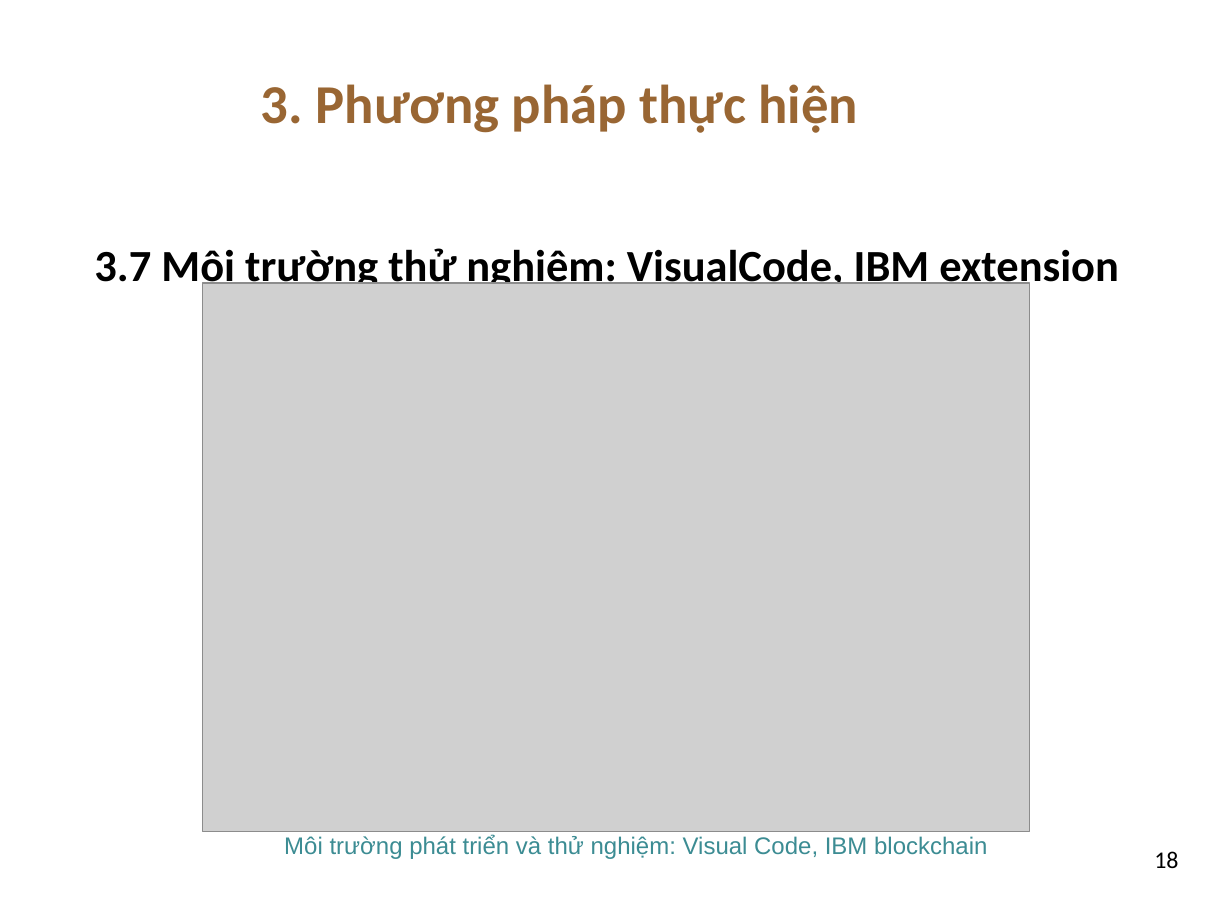
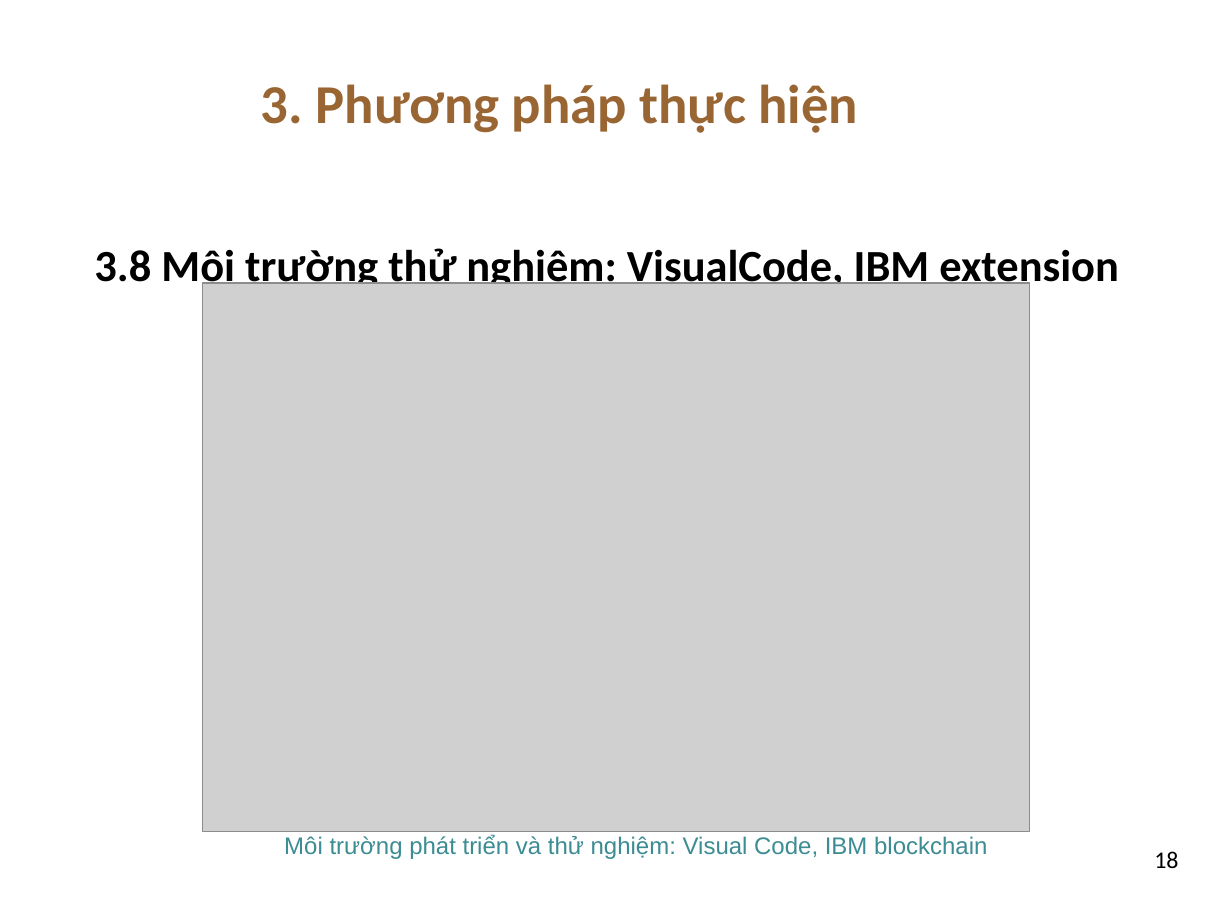
Before and after one commit to dtdungm/blockchain-vbcc, a slide deck: slide 18 of luan_van.pptx. Drawn at 1232x924 pixels with LibreOffice and Linux fonts; fonts in the diff are those of the drawing; grey boxes stand for pictures; background and template pictures are left out. Boxes give left, top, right and bottom in pixels: in the first picture for what was removed or moved away, otherwise in the second. Text is boxed around its words. In the diff, an @@ line names an element or a change of style, - is before the commit and + after.

```diff
--- a/luan_van.pptx
+++ b/luan_van.pptx
@@ text at [94,244,1119,292]: text changed @@
-      3.7 Môi trường thử nghiệm: VisualCode, IBM extension
+      3.8 Môi trường thử nghiệm: VisualCode, IBM extension
```
Also in this commit, not shown: 1 other slide changed, 2 other files.
